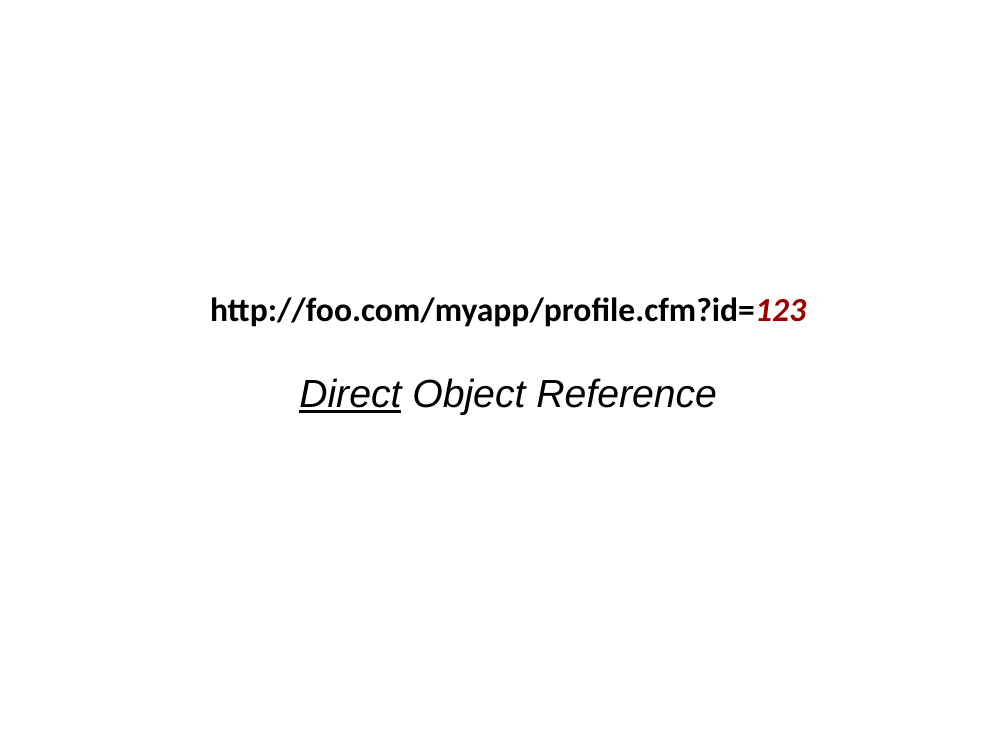
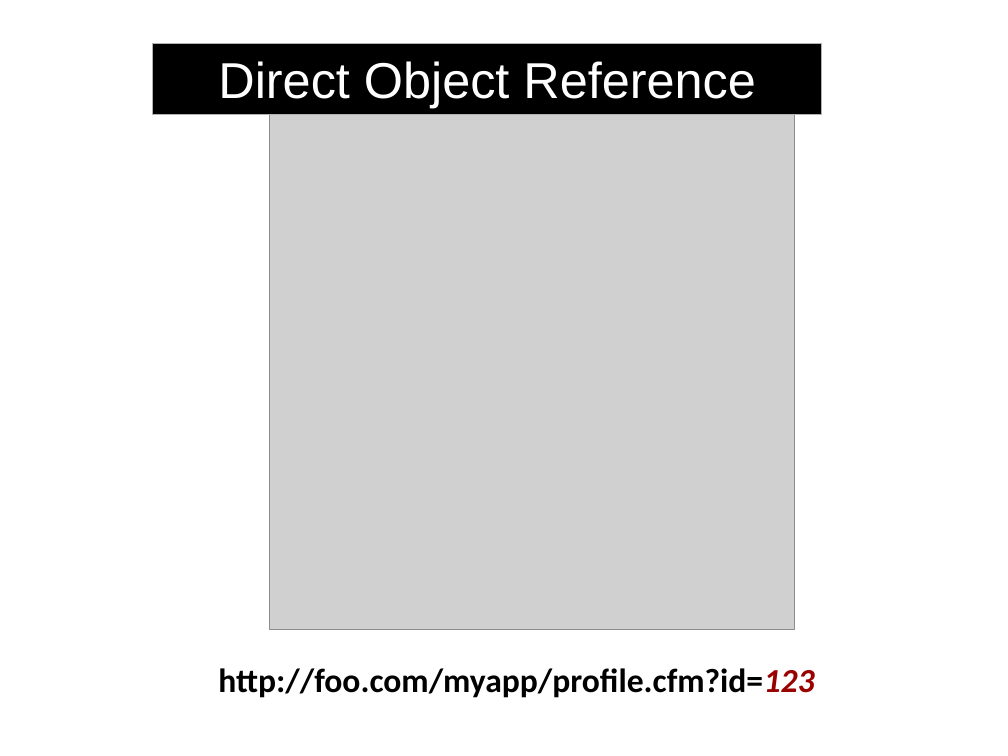
Before and after one commit to marcesher/mxunit-cfmeetups, a slide deck: slide 20 of cfObjective2009SecurityTesting/cf.objective.2009.ppt. Drawn at 1008x756 pixels with LibreOffice and Linux fonts; fonts in the diff are those of the drawing; grey boxes stand for pictures. Boxes give left, top, right and bottom in pixels: in the first picture for what was removed or moved away, otherwise in the second. Text is boxed around its words. In the diff, an @@ line names an element or a change of style, - is before the commit and + after.

```diff
--- a/cfObjective2009SecurityTesting/cf.objective.2009.ppt
+++ b/cfObjective2009SecurityTesting/cf.objective.2009.ppt
@@ rectangle added at (152, 43, 822, 114), fill #000000, outline #B2B2B2 0.74 pt, 36 pt, text #FFFFFF @@
+Direct Object Reference
@@ picture added at (270, 102, 795, 630) @@
@@ text at (299, 378, 717, 415): paragraph removed @@
-Direct Object Reference
@@ text "http://foo.com/myapp/profile.cfm?id=123": place and size @@
-text "http://foo.com/myapp/profile.cfm?id=123" at (210, 297, 806, 415)
+text "http://foo.com/myapp/profile.cfm?id=123" at (218, 668, 814, 698)
```
Also in this commit, not shown: 2 slides added, 3 slides removed.
